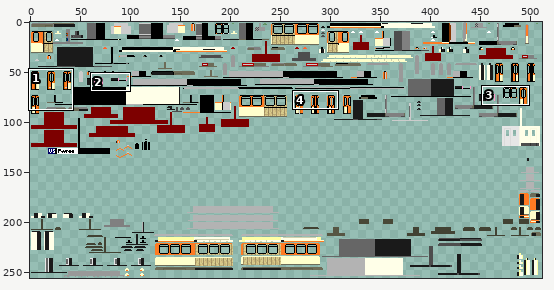
Sprite sheet: src/main/resources/assets/tctramsinmotion/textures/trains/PT8_Orange.png. The first picture is a wide view before the edit; the outline marks the close-up.
Close-up. Before the edit:
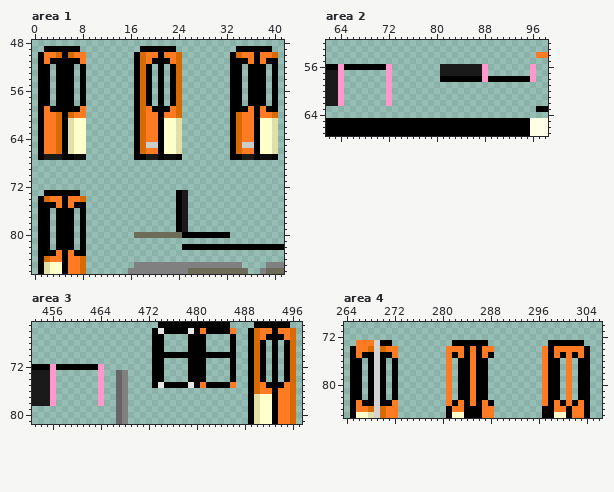
The file is 512x256 pixels. Pixels under 10% opacity are left out. Colours within 5 levels of each other are drawn and written as one. Shown: area 1: x 0..41, y 48..86; area 2: x 62..98, y 52..67; area 3: x 453..497, y 65..81; area 4: x 264..306, y 70..85. The commit also changed other parts of the picture, which this record leaves out.
After the commit:
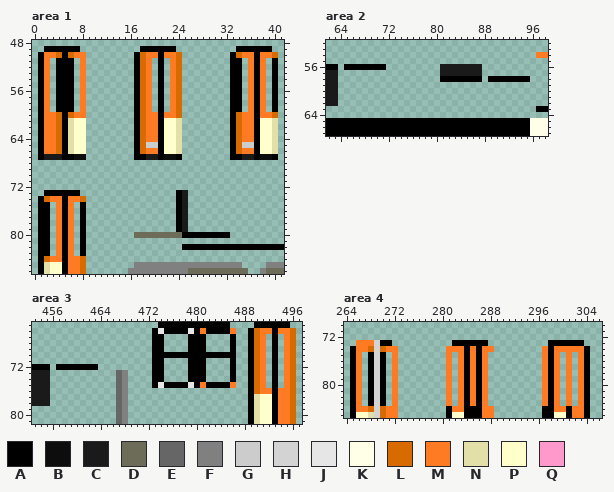
Palette (. is transparent): A #000000  B #0d0d0d  C #1a1a1a  D #6d6c58  E #666666  F #808080  G #cccccc  H #d3d3d3  J #e6e6e6  K #ffffe8  L #d76b00  M #ff7b23  N #e2dfa9  P #ffffcc  Q #ff99cc
What changed:
Area 1:
Colour M replaces colour A in rows 52 to 58 at x 2, 8, 19, 23, 36 and 38; in rows 76 to 82 at x 4 and 6.
Colour A is removed in row 51 at x 3, 7, 20, 22, 35 and 39; in row 59 at x 3, 7, 20, 22, 35 and 39; in row 75 at x 3 and 7; in row 83 at x 3 and 7.
Area 2:
Colour Q is removed in rows 56 to 58 at x 64, 72, 88 and 96; in rows 59 to 62 at x 64 and 72.
Area 3:
Colour M replaces colour A in rows 68 to 74 at x 491 and 495.
Colour A is removed in row 67 at x 492 and 494; in row 75 at x 492 and 494.
Colour Q is removed in rows 72 to 78 at x 456 and 464.
Area 4:
Colour M replaces colour A in rows 76 to 82 at x 266, 272, 283, 287, 299 and 303.
Colour A is removed in row 75 at x 267, 271, 282, 288, 300 and 302; in row 83 at x 267, 271, 282, 288, 300 and 302.
